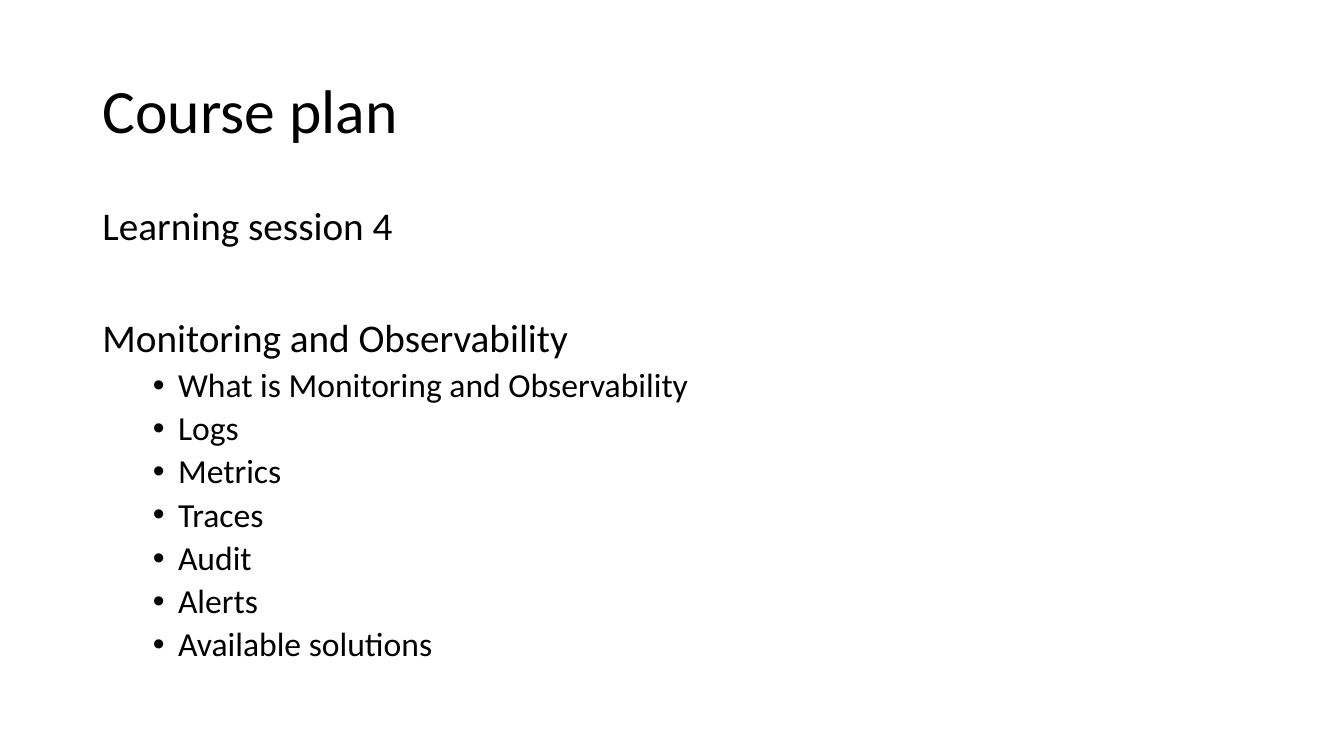
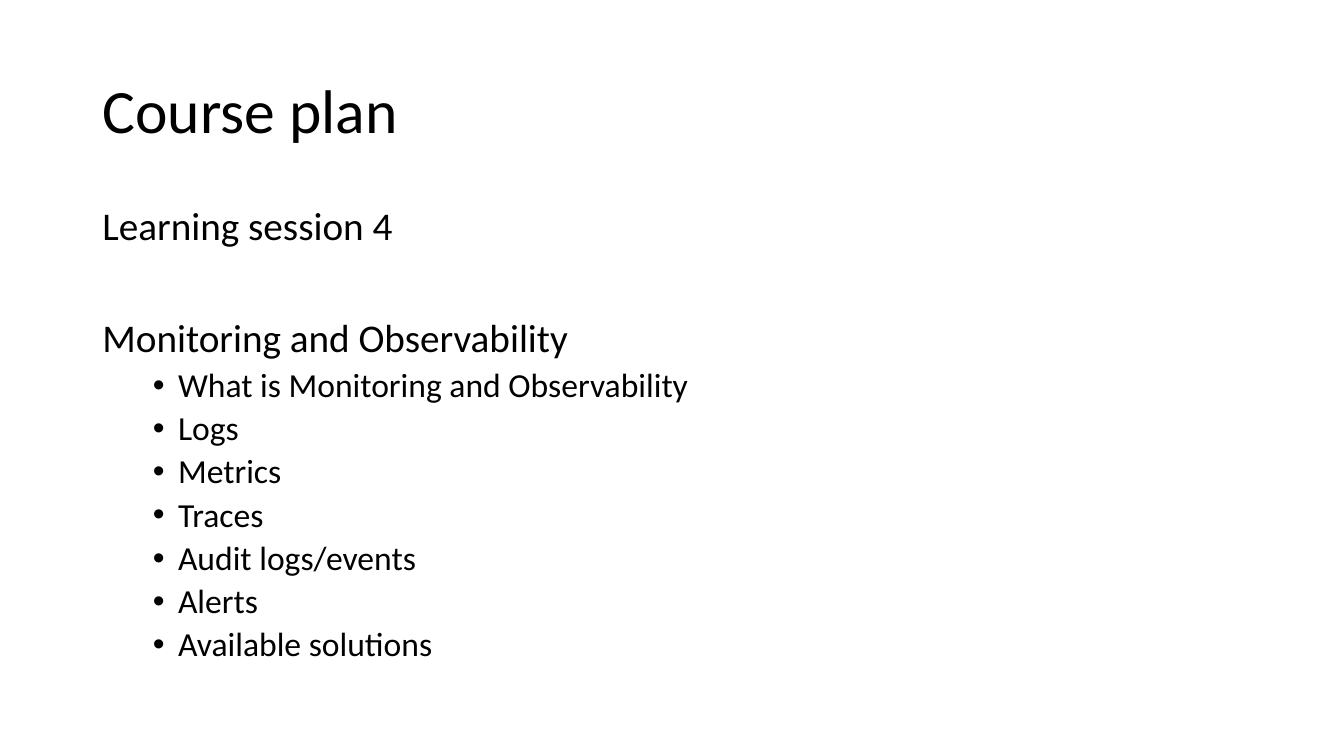
Before and after one commit to v1r7u/cloud_computing_old, a slide deck: slide 13 of presentations/01_Introduction.pptx. Drawn at 1344x756 pixels with LibreOffice and Linux fonts; fonts in the diff are those of the drawing. Boxes give left, top, right and bottom in pixels: in the first picture for what was removed or moved away, otherwise in the second. Text is boxed around its words. In the diff, an @@ line names an element or a change of style, - is before the commit and + after.

```diff
--- a/presentations/01_Introduction.pptx
+++ b/presentations/01_Introduction.pptx
@@ text at <box>178,546,416,576</box>: text changed @@
-  • Audit
+  • Audit logs/events
```
Also in this commit, not shown: 3 other slides changed, 8 other files.
